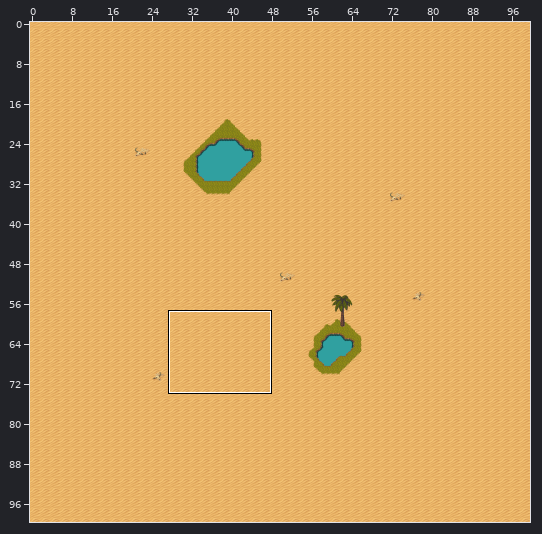
Two versions of a level (Tiled map, assets/maps/Desert.tmx). Above, an overview of the earlier version with the close-up marked.
Close-up. As it was:
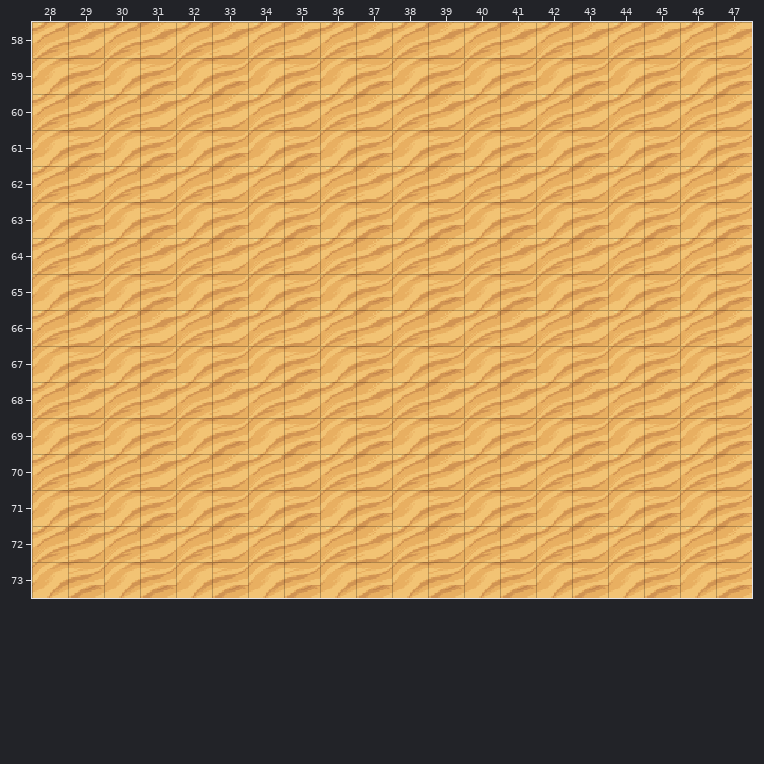
Cells are 24x24 px. Shown: x 28..47, y 58..73. The commit also changed other parts of the map, which this record leaves out.
Now the later version:
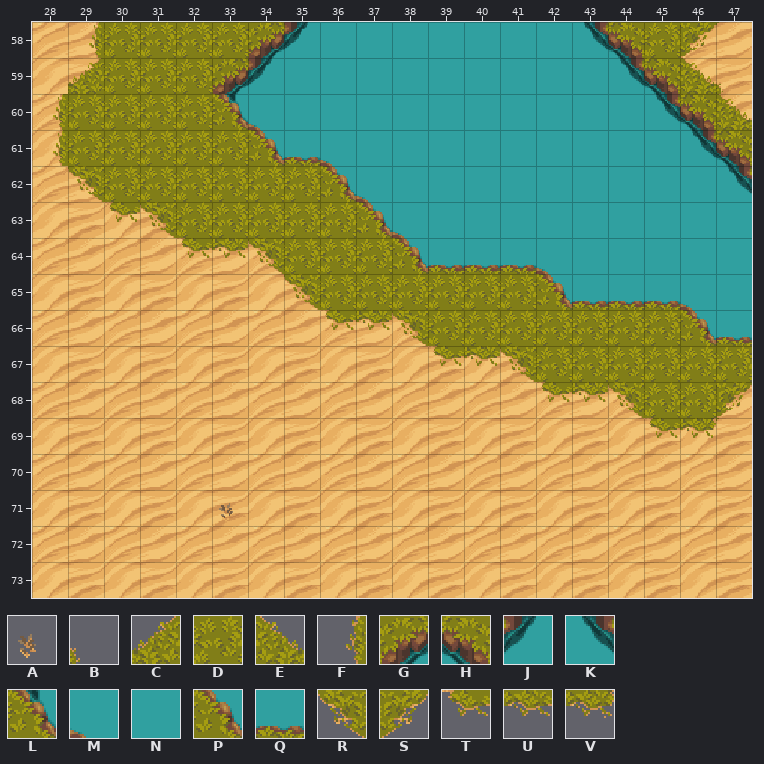
Key: from "Desert Tileset": A 226, B 355, C 369, D 370, E 371, F 384, G 385, H 387, J 401, K 403, L 416, M 417, N 418, P 433, Q 434, R 449, S 451, T 466, U 467, V 468.
_ is an empty cell, . an unchanged one.
Changes in this commit:
--- layer "Collision"
@@ x 28..47 @@
-58 .__________________.
-59 .___________________
-60 ____________________
-61 ____________________
-62 .___________________
-63 ..__________________
-64 ....________________
-65 ......._____________
-66 ........____________
-67 ..........._________
-68 ..............______
-69 .................__.
+58 .FDDDDGJNNNNNNNKHDS.
+59 .CDDDGJNNNNNNNNNKHEB
+60 FDDDDLMNNNNNNNNNNKHE
+61 FDDDDDPQMNNNNNNNNNKH
+62 .RDDDDDDPMNNNNNNNNNK
+63 ..TRDDDDDPMNNNNNNNNN
+64 ....TURDDDPQQQMNNNNN
+65 .......RDDDDDDPQQQMN
+66 ........TURDDDDDDDPQ
+67 ...........TURDDDDDD
+68 ..............TURDDS
+69 .................TV.
@@ x 33..33 @@
-71 _
+71 A
Changed places in both close-ups, as pixel boxes (x1, y1, x2, y2):
added: (53, 22, 752, 439)
added: (219, 503, 233, 521)
